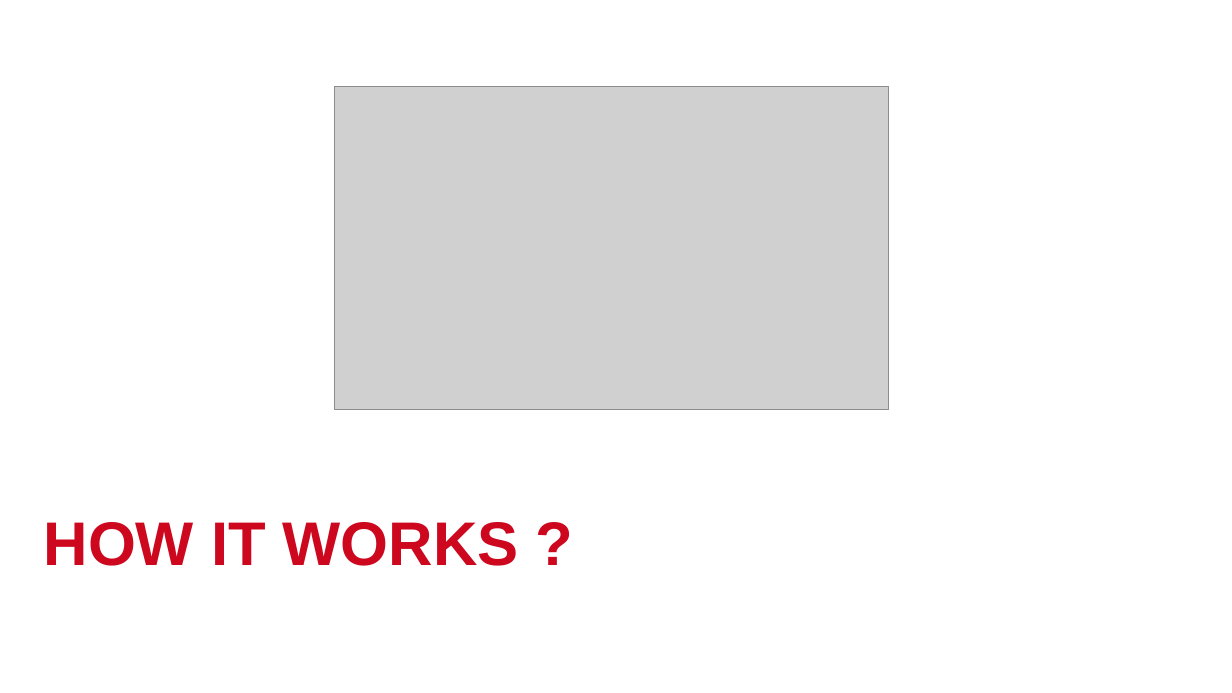
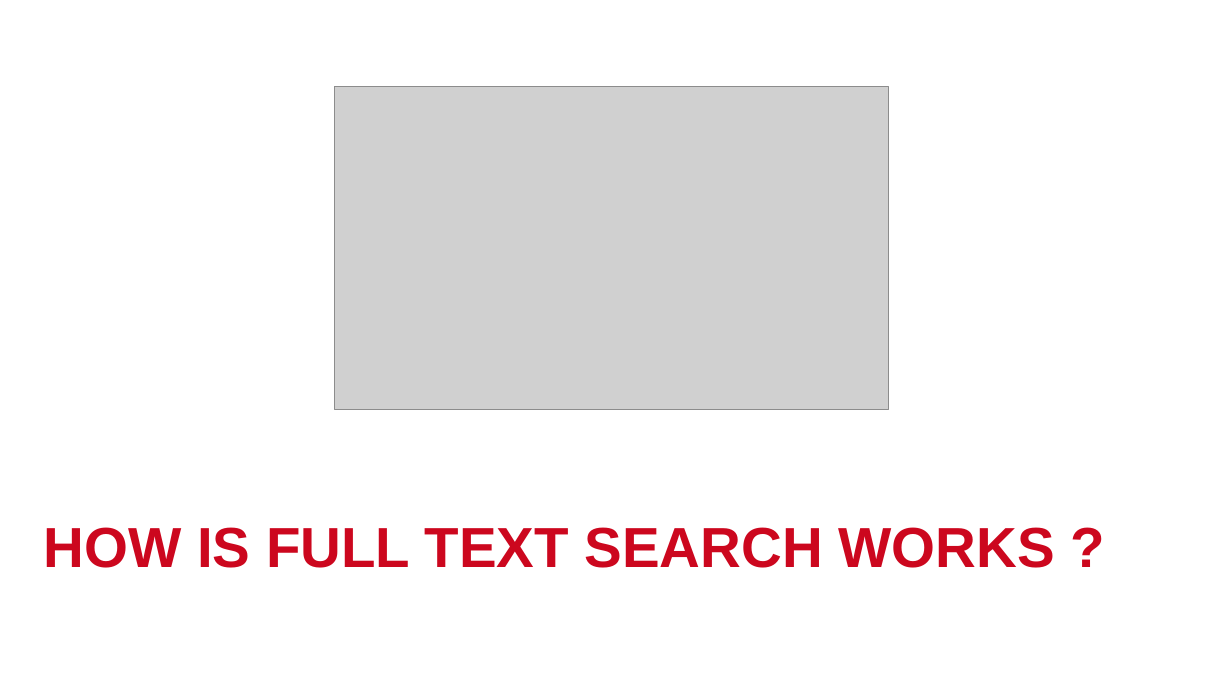
Before and after one commit to GiaHuy25/YPP4_Document, a slide deck: slide 32 of GoogleDriveScriptData/GiaHuy_Presentation_GoogleDrive.pptx (slide 36 before the commit). Drawn at 1232x693 pixels with LibreOffice and Linux fonts; fonts in the diff are those of the drawing; grey boxes stand for pictures; background and template pictures are left out. Boxes give left, top, right and bottom in pixels: in the first picture for what was removed or moved away, otherwise in the second. Text is boxed around its words. In the diff, an @@ line names an element or a change of style, - is before the commit and + after.

```diff
--- a/GoogleDriveScriptData/GiaHuy_Presentation_GoogleDrive.pptx
+++ b/GoogleDriveScriptData/GiaHuy_Presentation_GoogleDrive.pptx
@@ title at <box>44,527,1055,568</box>: text changed; size 48 to 44 pt @@
-HOW IT WORKS ?
+HOW IS FULL TEXT SEARCH WORKS ?
```
Also in this commit, not shown: 14 other slides changed, 9 slides added, 16 slides removed, 4 other files.
